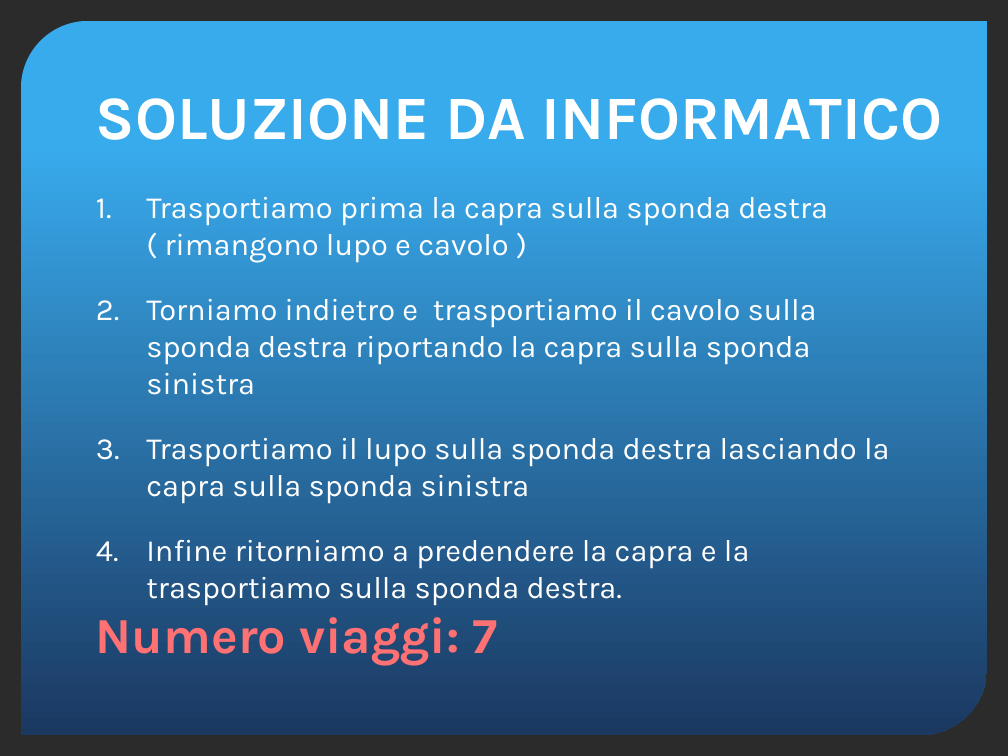
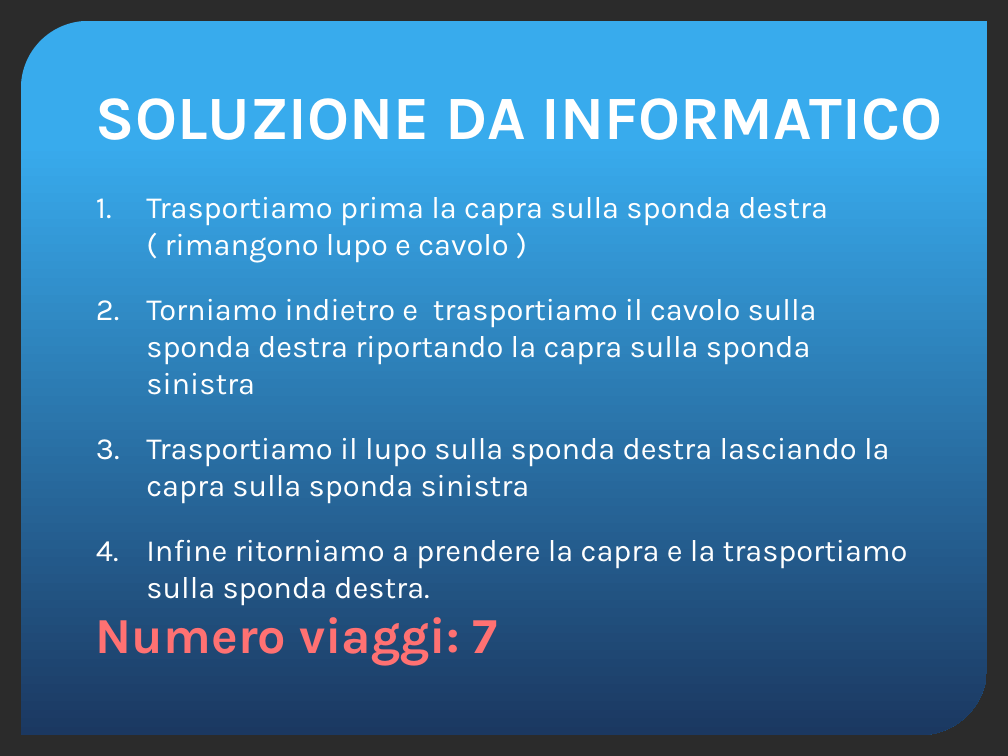
Before and after one commit to yan0z/ISW, a slide deck: slide 8 of Quesito 4 Team/Quesito4-presentazione.pptx. Drawn at 1008x756 pixels with LibreOffice and Linux fonts; fonts in the diff are those of the drawing; background and template pictures are left out; a plain dark background stands for a picture behind light text. Boxes give left, top, right and bottom in pixels: in the first picture for what was removed or moved away, otherwise in the second. Text is boxed around its words. In the diff, an @@ line names an element or a change of style, - is before the commit and + after.

```diff
--- a/Quesito 4 Team/Quesito4-presentazione.pptx
+++ b/Quesito 4 Team/Quesito4-presentazione.pptx
@@ text at <box>146,540,908,605</box>: text changed @@
-4. Infine ritorniamo a predendere la capra e la trasportiamo sulla sponda destra.
+4. Infine ritorniamo a prendere la capra e la trasportiamo sulla sponda destra.
```
Also in this commit, not shown: 1 slide added.
